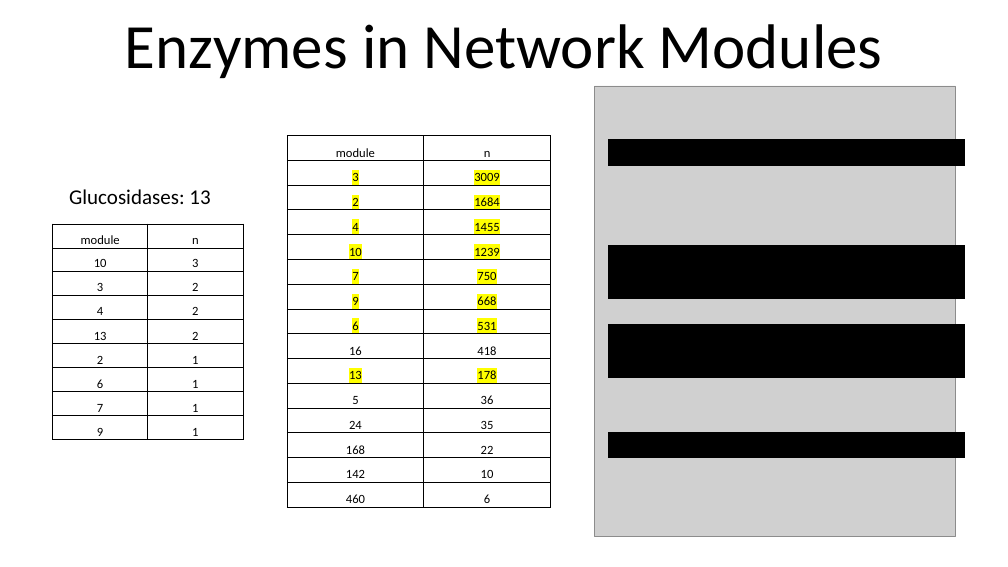
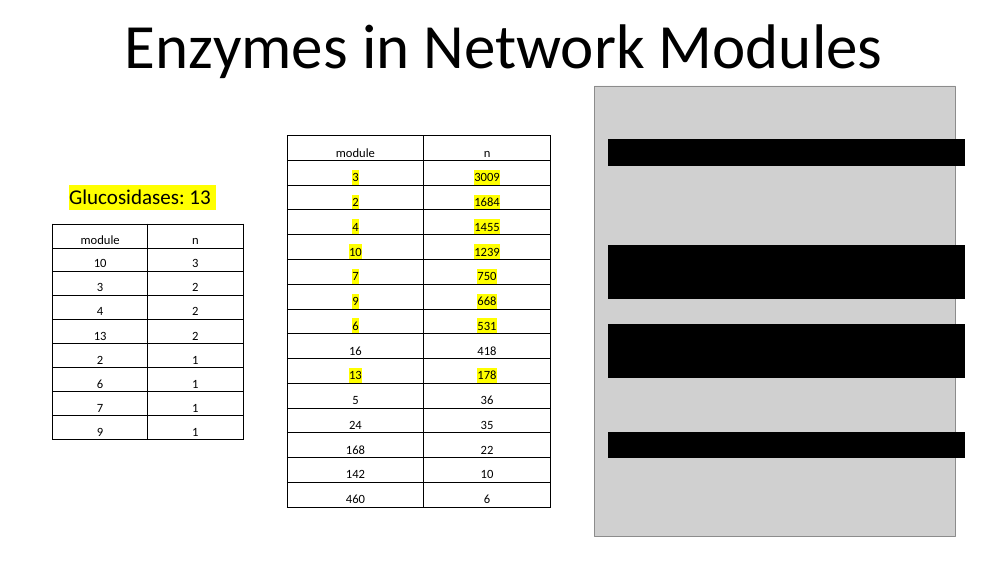
Before and after one commit to mellamosummer/2022VenusFlyTrap, a slide deck: slide 11 of Cleaned_Workflow/Results/GeneCoexpressionAnalysis/PowerpointSlides/EnzymesInModulesVsLiterature.pptx. Drawn at 1008x567 pixels with LibreOffice and Linux fonts; fonts in the diff are those of the drawing; grey boxes stand for pictures. Boxes give left, top, right and bottom in pixels: in the first picture for what was removed or moved away, otherwise in the second. Text is boxed around its words. In the diff, an @@ line names an element or a change of style, - is before the commit and + after.

Commit message:
ppt update

```diff
--- a/Cleaned_Workflow/Results/GeneCoexpressionAnalysis/PowerpointSlides/EnzymesInModulesVsLiterature.pptx
+++ b/Cleaned_Workflow/Results/GeneCoexpressionAnalysis/PowerpointSlides/EnzymesInModulesVsLiterature.pptx
@@ text "Glucosidases: 13" at [69, 189, 210, 211]: highlight none to #FFFF00 @@
```
Also in this commit, not shown: 4 other slides changed, 1 other file.
